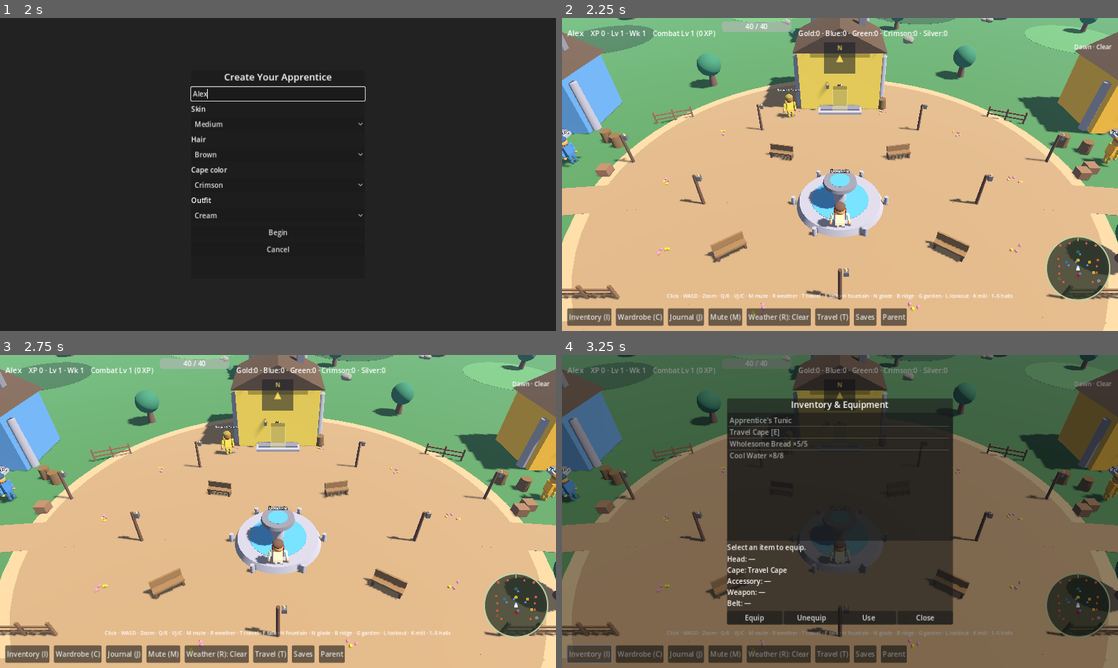
Above: before the commit, frames 1-4 (two rows, left to right).
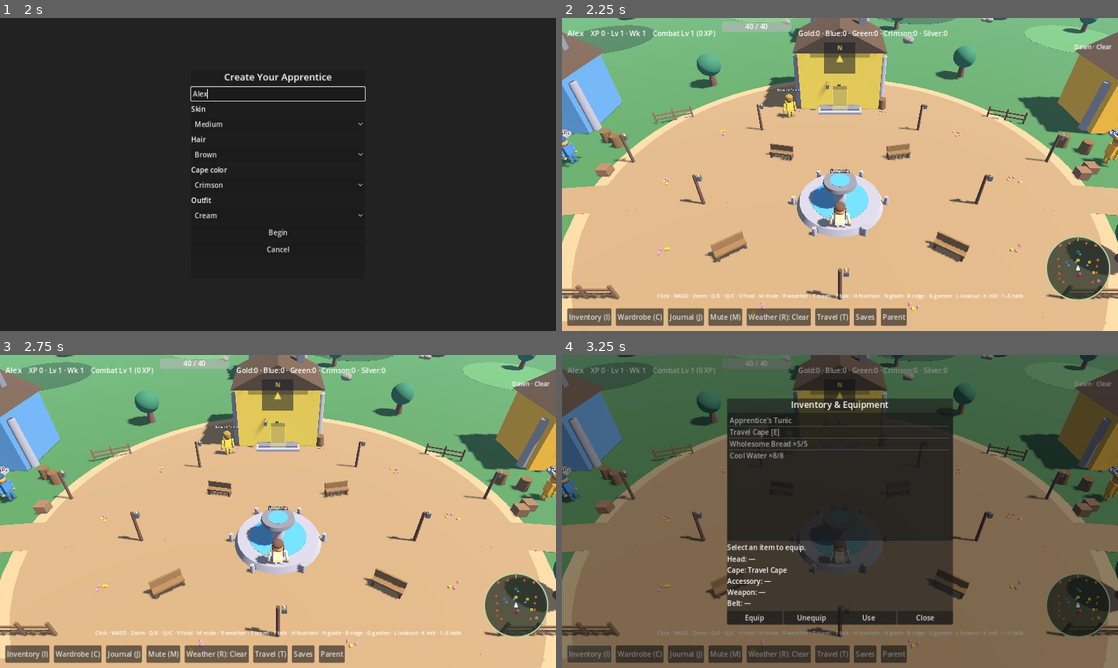
Above: after the commit, the same moments.

Repository: supertexxij/lumenstone-chronicles
Game: Godot game, scene res://scenes/main.tscn
Two runs of this game, one before a commit and one after it. Both use one fixed random seed, a clock stepped at 60 frames per second and the inputs below.
Inputs (mouse positions are in pixels of both pictures, inside the frame that each line leads up to):
- Up to frame 1 (2 s): click "New" at 0.5 s; click (278, 93) at 1.27 s; type "Alex" at 1.35 s
- Up to frame 2 (2.25 s): click "Begin" at 2 s
- Up to frame 3 (2.75 s): no input
- Up to frame 4 (3.25 s): click "Inventory (I)" at 2.75 s

Frame 1 is identical in both runs. In frame 2, 0.5% of the frame differs, in the area x 17-83%, y 88-90%; in frame 3, 0.5%; in frame 4, 0.3%.

Commit message:
Wave 9 overnight: food hotkey, nav avoid, hall props, fountain rest
V/F1 eats best pantry food by heal. Light NavigationAgent avoidance plus
NPC/foe obstacles and soft sidestep. Tighter hall collisions and denser
desks/shelves. Fountain rest clears soft combat and shows green HP regen
ticks. Inventory empty-pantry Use fix; attendant desk clearance. v1.9.0.

Diff:
--- a/project.godot
+++ b/project.godot
@@ -5,7 +5,7 @@
 
 config/name="Lumenstone Chronicles"
 config/description="Christian/creationist Grade 3 homeschool RPG — RuneScape-style open village with guild learning quests."
-config/version="1.8.0"
+config/version="1.9.0"
 run/main_scene="res://scenes/main.tscn"
 config/features=PackedStringArray("4.3", "Forward Plus")
 config/icon="res://icon.svg"
@@ -67,6 +67,12 @@
 "events": [Object(InputEventKey,"resource_local_to_scene":false,"resource_name":"","device":-1,"window_id":0,"alt_press …(192 unchanged characters)…
 ]
 }
+use_food={
+"deadzone": 0.5,
+"events": [Object(InputEventKey,"resource_local_to_scene":false,"resource_name":"","device":-1,"window_id":0,"alt_pressed":false,"shift_pressed":false,"ctrl_pressed":false,"meta_pressed":false,"pressed":false,"keycode":0,"physical_keycode":86,"key_label":0,"unicode":118,"location":0,"echo":false,"script":null)
+, Object(InputEventKey,"resource_local_to_scene":false,"resource_name":"","device":-1,"window_id":0,"alt_pressed":false,"shift_pressed":false,"ctrl_pressed":false,"meta_pressed":false,"pressed":false,"keycode":0,"physical_keycode":4194332,"key_label":0,"unicode":0,"location":0,"echo":false,"script":null)
+]
+}
 inventory={
 "deadzone": 0.5,
 "events": [Object(InputEventKey,"resource_local_to_scene":false,"resource_name":"","device":-1,"window_id":0,"alt_press …(192 unchanged characters)…
--- a/scenes/player/player.tscn
+++ b/scenes/player/player.tscn
@@ -29,4 +29,4 @@
 target_desired_distance = 0.45
 radius = 0.4
 height = 1.6
-avoidance_enabled = false
+avoidance_enabled = true
--- a/scripts/autoload/game_state.gd
+++ b/scripts/autoload/game_state.gd
@@ -8,6 +8,8 @@
 signal ui_open_requested(panel: String)
 signal combat_target_changed(enemy: Node)
 signal soft_defeated
+signal soft_combat_cleared
+signal heal_tick(amount: int)
 
 const LEGACY_SAVE_PATH := "user://lumenstone_save_v1.json"
 const SAVE_SLOT_FMT := "user://lumenstone_save_slot_%d.json"
@@ -55,6 +57,8 @@
 ## Pantry stacks for starter food (refill at fountain). Soft combat balance.
 var consumable_charges: Dictionary = {}
 var consumable_cd: float = 0.0
+var _fountain_regen_left: int = 0
+var _fountain_regen_timer: float = 0.0
 
 var hp: int = 40
 var max_hp: int = 40
@@ -72,6 +76,7 @@
 func _process(delta: float) -> void:
 	if consumable_cd > 0.0:
 		consumable_cd = maxf(0.0, consumable_cd - delta)
+	_tick_fountain_regen(delta)
 
 func _apply_starters() -> void:
 	for id in ItemDB.starter_ids():
@@ -516,12 +521,78 @@
 	save_game()
 	return true
 
+
+func use_best_consumable() -> bool:
+	## Hotkey food: pick unlocked pantry item with charges, off cooldown, highest heal.
+	if hp >= max_hp:
+		toast.emit("Already at full health.")
+		return false
+	if consumable_cd > 0.05:
+		toast.emit("Give it a moment (%.1fs)." % consumable_cd)
+		return false
+	_ensure_pantry_defaults()
+	var best_id := ""
+	var best_heal := -1
+	for id in unlocked_items:
+		var it: Dictionary = ItemDB.get_item(str(id))
+		if str(it.get("slot", "")) != "consumable":
+			continue
+		var heal_amt: int = int(it.get("heal", 0))
+		if heal_amt <= 0:
+			continue
+		if int(consumable_charges.get(id, 0)) <= 0:
+			continue
+		if heal_amt > best_heal:
+			best_heal = heal_amt
+			best_id = str(id)
+	if best_id == "":
+		toast.emit("Pantry empty — rest at the fountain to refill.")
+		return false
+	return use_consumable(best_id)
+
+func clear_soft_combat(announce: bool = false) -> void:
+	## Leave soft combat / yellow pull without a defeat.
+	var had: bool = combat_target != null and is_instance_valid(combat_target)
+	set_combat_target(null)
+	soft_combat_cleared.emit()
+	if announce and had:
+		toast.emit("Combat calm — you are safe by the fountain.")
+
+func rest_at_fountain(announce: bool = true) -> void:
+	## Soft rest: clear combat status, refill pantry, brief HP regen ticks.
+	clear_soft_combat(false)
+	refill_pantry(announce)
+	if hp < max_hp:
+		_fountain_regen_left = 3
+		_fountain_regen_timer = 0.05
+		if announce:
+			toast.emit("Resting by the fountain — strength returns.")
+	elif announce:
+		# refill_pantry already toasted if stocks changed; still confirm calm
+		pass
+
+func _tick_fountain_regen(delta: float) -> void:
+	if _fountain_regen_left <= 0:
+		return
+	_fountain_regen_timer -= delta
+	if _fountain_regen_timer > 0.0:
+		return
+	_fountain_regen_timer = 0.45
+	var gained: int = heal(3)
+	_fountain_regen_left -= 1
+	if gained > 0:
+		heal_tick.emit(gained)
+	if _fountain_regen_left <= 0 and hp >= max_hp:
+		toast.emit("Fully rested.")
+
 func _soft_defeat() -> void:
 	toast.emit("You were restored at the village fountain.")
 	position_xz = Vector2(0, 10)
+	_fountain_regen_left = 0
 	heal_full()
 	refill_pantry(false)
 	set_combat_target(null)
+	soft_combat_cleared.emit()
 	soft_defeated.emit()
 	state_changed.emit()
 	save_game()
--- a/scripts/combat/hitsplat.gd
+++ b/scripts/combat/hitsplat.gd
@@ -1,8 +1,14 @@
 class_name Hitsplat
 extends RefCounted
-## Clear RuneScape-like floating damage numbers (wholesome — no gore).
+## Clear RuneScape-like floating damage / heal numbers (wholesome — no gore).
 
 static func spawn(parent: Node, dmg: int, is_player_hit: bool, y: float = 2.15) -> void:
+	_spawn(parent, dmg, "damage" if not is_player_hit else "hit_foe", y)
+
+static func spawn_heal(parent: Node, amount: int, y: float = 2.15) -> void:
+	_spawn(parent, amount, "heal", y)
+
+static func _spawn(parent: Node, amount: int, kind: String, y: float) -> void:
 	if parent == null or not is_instance_valid(parent):
 		return
 	var root := Node3D.new()
@@ -20,22 +26,40 @@
 	var dmat := StandardMaterial3D.new()
 	dmat.shading_mode = BaseMaterial3D.SHADING_MODE_UNSHADED
 	dmat.transparency = BaseMaterial3D.TRANSPARENCY_ALPHA
-	if dmg <= 0:
+	var label_text := "miss"
+	var font_sz := 40
+	var text_col := Color(0.9, 0.9, 0.95)
+	var outline_col := Color(0.1, 0.1, 0.12)
+	if kind == "heal":
+		dmat.albedo_color = Color(0.35, 0.85, 0.45, 0.88)
+		label_text = "+%d" % maxi(0, amount)
+		font_sz = 52
+		text_col = Color(0.05, 0.2, 0.08)
+		outline_col = Color(0.85, 1.0, 0.9)
+	elif amount <= 0:
 		dmat.albedo_color = Color(0.55, 0.55, 0.6, 0.75)
-	elif is_player_hit:
+	elif kind == "hit_foe":
 		dmat.albedo_color = Color(0.95, 0.82, 0.15, 0.85)  # yellow splat on foe
+		label_text = str(amount)
+		font_sz = 56
+		text_col = Color(0.1, 0.08, 0.05)
+		outline_col = Color(1, 1, 1)
 	else:
 		dmat.albedo_color = Color(0.9, 0.25, 0.22, 0.85)  # red splat on player
+		label_text = str(amount)
+		font_sz = 56
+		text_col = Color(0.1, 0.08, 0.05)
+		outline_col = Color(1, 1, 1)
 	disc.material_override = dmat
 	root.add_child(disc)
 
 	var splat := Label3D.new()
-	splat.text = str(dmg) if dmg > 0 else "miss"
-	splat.font_size = 56 if dmg > 0 else 40
-	splat.modulate = Color(0.1, 0.08, 0.05) if dmg > 0 else Color(0.9, 0.9, 0.95)
+	splat.text = label_text
+	splat.font_size = font_sz
+	splat.modulate = text_col
 	splat.billboard = BaseMaterial3D.BILLBOARD_ENABLED
 	splat.outline_size = 10
-	splat.outline_modulate = Color(1, 1, 1) if dmg > 0 else Color(0.1, 0.1, 0.12)
+	splat.outline_modulate = outline_col
 	splat.position = Vector3(0, 0.02, 0.02)
 	root.add_child(splat)
 
--- a/scripts/player/player.gd
+++ b/scripts/player/player.gd
@@ -1,4 +1,5 @@
 extends CharacterBody3D
+const HitsplatUtil = preload("res://scripts/combat/hitsplat.gd")
 ## Click-to-move + WASD player with elevated camera follow
 ## Humanoid mesh: head/torso/arms/legs + equip visuals + walk / attack poses
 
@@ -38,6 +39,8 @@
 	GameState.state_changed.connect(_on_state_changed)
 	GameState.soft_defeated.connect(soft_respawn)
 	GameState.combat_target_changed.connect(_on_combat_target)
+	if GameState.has_signal("heal_tick") and not GameState.heal_tick.is_connected(_on_heal_tick):
+		GameState.heal_tick.connect(_on_heal_tick)
 	_ensure_nav_agent()
 	_apply_appearance()
 	_apply_camera_zoom()
@@ -52,10 +55,18 @@
 		add_child(_nav_agent)
 	_nav_agent.path_desired_distance = 0.55
 	_nav_agent.target_desired_distance = 0.45
-	_nav_agent.avoidance_enabled = false
-	_nav_agent.radius = 0.4
+	# Light RVO avoidance vs other agents / NavigationObstacle3D (NPCs, foes)
+	_nav_agent.avoidance_enabled = true
+	_nav_agent.radius = 0.42
 	_nav_agent.height = 1.6
 	_nav_agent.max_speed = SPEED
+	_nav_agent.neighbor_distance = 2.8
+	_nav_agent.max_neighbors = 6
+	_nav_agent.time_horizon_agents = 0.7
+	_nav_agent.time_horizon_obstacles = 0.35
+	_nav_agent.avoidance_priority = 1.0
+	if not _nav_agent.velocity_computed.is_connected(_on_nav_velocity_computed):
+		_nav_agent.velocity_computed.connect(_on_nav_velocity_computed)
 
 func set_navigation_ready(ok: bool) -> void:
 	_nav_ready = ok
@@ -72,6 +83,17 @@
 	target_pos = global_position
 	has_click_target = false
 	velocity = Vector3.ZERO
+	if _nav_agent:
+		_nav_agent.set_velocity(Vector3.ZERO)
+
+func _on_heal_tick(amount: int) -> void:
+	if amount > 0:
+		HitsplatUtil.spawn_heal(self, amount, 2.05)
+
+func _on_nav_velocity_computed(safe_velocity: Vector3) -> void:
+	## Apply lightly avoided velocity from NavigationServer RVO.
+	velocity.x = safe_velocity.x
+	velocity.z = safe_velocity.z
 
 func _apply_appearance() -> void:
 	if parts.is_empty():
@@ -305,6 +327,7 @@
 		var forward: Vector3 = Vector3(-sin(cam_yaw), 0, -cos(cam_yaw))
 		var right: Vector3 = Vector3(cos(cam_yaw), 0, -sin(cam_yaw))
 		var wish: Vector3 = (right * input_dir.x + forward * input_dir.y).normalized()
+		wish = _soft_avoid_entities(wish)
 		velocity.x = move_toward(velocity.x, wish.x * SPEED, ACCEL * delta)
 		velocity.z = move_toward(velocity.z, wish.z * SPEED, ACCEL * delta)
 		mesh_root.rotation.y = atan2(wish.x, wish.z)
@@ -340,6 +363,7 @@
 			if (not using_nav) and _stuck_timer > 0.25:
 				var side := Vector3(-wish.z, 0, wish.x) * float(_assist_side)
 				wish = (wish + side * 0.85).normalized()
+			wish = _soft_avoid_entities(wish)
 			velocity.x = move_toward(velocity.x, wish.x * SPEED, ACCEL * delta)
 			velocity.z = move_toward(velocity.z, wish.z * SPEED, ACCEL * delta)
 			mesh_root.rotation.y = atan2(wish.x, wish.z)
@@ -350,6 +374,10 @@
 		_stuck_timer = 0.0
 
 	velocity.y = 0
+	# Feed desired velocity into avoidance (light sidestep around NPCs / obstacles)
+	if _nav_agent and _nav_agent.avoidance_enabled:
+		_nav_agent.set_velocity(Vector3(velocity.x, 0.0, velocity.z))
+		# velocity_computed may fire sync; keep current if not
 	var pre_pos := global_position
 	move_and_slide()
 	# Slide-along + stuck detection for click-to-move against barrels/trees/fences
@@ -396,6 +424,36 @@
 			# Face the foe while in range
 			var to_e: Vector3 = GameState.combat_target.global_position - global_position
 			mesh_root.rotation.y = atan2(to_e.x, to_e.z)
+
+
+func _soft_avoid_entities(wish: Vector3) -> Vector3:
+	## Light sidestep around mentors / foes so click-move feels RuneScape-aware.
+	if wish.length() < 0.01:
+		return wish
+	var push := Vector3.ZERO
+	for n in get_tree().get_nodes_in_group("npcs"):
+		if not is_instance_valid(n):
+			continue
+		var d: float = global_position.distance_to(n.global_position)
+		if d < 1.4 and d > 0.05:
+			var away: Vector3 = global_position - n.global_position
+			away.y = 0.0
+			if away.length() > 0.01:
+				push += away.normalized() * ((1.4 - d) / 1.4)
+	for e in get_tree().get_nodes_in_group("enemies"):
+		if not is_instance_valid(e):
+			continue
+		if e.has_method("is_alive") and not e.is_alive():
+			continue
+		var d2: float = global_position.distance_to(e.global_position)
+		if d2 < 1.25 and d2 > 0.05:
+			var away2: Vector3 = global_position - e.global_position
+			away2.y = 0.0
+			if away2.length() > 0.01:
+				push += away2.normalized() * ((1.25 - d2) / 1.25) * 0.55
+	if push.length() > 0.01:
+		wish = (wish + push * 0.9).normalized()
+	return wish
 
 func _animate_walk(moving: bool, delta: float) -> void:
 	var bob: Node3D = parts.get("bob")
--- a/scripts/ui/hud.gd
+++ b/scripts/ui/hud.gd
@@ -49,7 +49,7 @@
 		$BottomBar.add_child(saves_btn)
 		$BottomBar.move_child(saves_btn, parent_btn.get_index())
 	saves_btn.pressed.connect(func(): AudioBus.play_ui(); saves_pressed.emit())
-	hint_lbl.text = "Click · WASD · Zoom · Q/E · I/J/C · M mute · R weather · T travel · F talk · H fountain · N glade · B ridge · G garden · L lookout · K mill · 1–5 halls"
+	hint_lbl.text = "Click · WASD · Zoom · Q/E · I/J/C · V food · M mute · R weather · T travel · F talk · H fountain · N glade · B ridge · G garden · L lookout · K mill · 1–5 halls"
 	_refresh_mute_label()
 	if not AudioBus.mute_changed.is_connected(_on_mute):
 		AudioBus.mute_changed.connect(_on_mute)
--- a/scripts/ui/inventory_panel.gd
+++ b/scripts/ui/inventory_panel.gd
@@ -100,7 +100,8 @@
 	_refresh_detail_only()
 	if use_btn:
 		var is_food: bool = str(ItemDB.get_item(selected_id).get("slot", "")) == "consumable"
-		use_btn.disabled = (not is_food) or GameState.consumable_cd > 0.05
+		var empty: bool = is_food and GameState.has_method("pantry_count") and int(GameState.pantry_count(selected_id)) <= 0
+		use_btn.disabled = (not is_food) or GameState.consumable_cd > 0.05 or empty
 
 func _on_equip() -> void:
 	if selected_id != "":
--- a/scripts/ui/main.gd
+++ b/scripts/ui/main.gd
@@ -115,6 +115,9 @@
 		_cycle_weather()
 	if event.is_action_pressed("interact"):
 		_try_nearby_npc()
+	if event.is_action_pressed("use_food"):
+		if GameState.has_method("use_best_consumable"):
+			GameState.use_best_consumable()
 	if event is InputEventKey and event.pressed and not event.echo:
 		var code: int = event.keycode if event.keycode != 0 else event.physical_keycode
 		match code:
@@ -204,9 +207,14 @@
 	if "has_click_target" in world_scene.player:
 		world_scene.player.has_click_target = false
 	GameState.position_xz = Vector2(pos.x, pos.z)
-	if "Fountain" in label and GameState.has_method("refill_pantry"):
-		GameState.refill_pantry(true)
-	GameState.toast.emit("Traveled to %s." % label)
+	if "Fountain" in label:
+		if GameState.has_method("rest_at_fountain"):
+			GameState.rest_at_fountain(true)
+		elif GameState.has_method("refill_pantry"):
+			GameState.refill_pantry(true)
+		GameState.toast.emit("Traveled to %s — resting." % label)
+	else:
+		GameState.toast.emit("Traveled to %s." % label)
 	AudioBus.play_ui()
 
 func _open_journal() -> void:
--- a/scripts/world/enemy.gd
+++ b/scripts/world/enemy.gd
@@ -57,9 +57,28 @@
 			hp_bar.position.y = 1.5
 	_update_hp_bar()
 	_ensure_telegraph()
+	_ensure_nav_obstacle()
+	if GameState.has_signal("soft_combat_cleared") and not GameState.soft_combat_cleared.is_connected(clear_soft_aggro):
+		GameState.soft_combat_cleared.connect(clear_soft_aggro)
 
 func is_alive() -> bool:
 	return alive
+
+func clear_soft_aggro() -> void:
+	## Called when player rests at the fountain — drop yellow pull / pulse.
+	_aggro_pulse = 0.0
+	_was_warning = false
+	_set_warning(false)
+
+func _ensure_nav_obstacle() -> void:
+	if get_node_or_null("NavObstacle") != null:
+		return
+	var obs := NavigationObstacle3D.new()
+	obs.name = "NavObstacle"
+	obs.radius = 0.5
+	obs.height = 1.5
+	obs.avoidance_enabled = true
+	add_child(obs)
 
 func _physics_process(delta: float) -> void:
 	if _dissolve_t >= 0.0:
--- a/scripts/world/npc.gd
+++ b/scripts/world/npc.gd
@@ -22,6 +22,7 @@
 	add_to_group("npcs")
 	label.text = npc_name
 	parts = HumanoidBuilder.build(mesh_root)
+	_ensure_nav_obstacle()
 	var skin_keys := ["fair", "light", "medium", "tan", "deep"]
 	var skin_hex: String = str(GameState.SKIN_HEX[skin_keys[abs(npc_id.hash()) % skin_keys.size()]])
 	HumanoidBuilder.apply_npc_colors(parts, accent, Color(skin_hex))
@@ -83,3 +84,14 @@
 	talk_requested.emit(self)
 	GameState.ui_open_requested.emit("npc:" + npc_id)
 	AudioBus.play_ui()
+
+func _ensure_nav_obstacle() -> void:
+	## Light avoidance bubble so NavigationAgent steers around mentors.
+	if get_node_or_null("NavObstacle") != null:
+		return
+	var obs := NavigationObstacle3D.new()
+	obs.name = "NavObstacle"
+	obs.radius = 0.55
+	obs.height = 1.8
+	obs.avoidance_enabled = true
+	add_child(obs)
--- a/scripts/world/world.gd
+++ b/scripts/world/world.gd
@@ -395,7 +395,9 @@
 	rcol.shape = rbox
 	refill.add_child(rcol)
 	refill.body_entered.connect(func(body: Node):
-		if body.is_in_group("player") and GameState.has_method("refill_pantry"):
+		if body.is_in_group("player") and GameState.has_method("rest_at_fountain"):
+			GameState.rest_at_fountain(true)
+		elif body.is_in_group("player") and GameState.has_method("refill_pantry"):
 			GameState.refill_pantry(true)
 	)
 	root.add_child(refill)
@@ -654,26 +656,30 @@
 	_mi(_box(Vector3(12.2, 0.25, 12.2)), Vector3(0, 3.7, 0), room, _mats["roof"], "Ceiling")
 	# Rug
 	_mi(_box(Vector3(4.5, 0.04, 3.2)), Vector3(0, 0.22, 0.5), room, rug, "Rug")
-	# Quest desk (center-north) — interactable
+	# Quest desk (center-north) — interactable; collision snug to desk mesh
 	_add_quest_desk(room, Vector3(0, 0, -3.2), col, str(b.get("guild", "")), str(b.get("label", "Hall")))
-	_add_wall_col(room, Vector3(2.9, 1.0, 1.3), Vector3(0, 0.55, -3.2))  # desk blocker for indoor nav
-	# Side study tables + chairs
+	_add_wall_col(room, Vector3(2.75, 0.95, 1.15), Vector3(0, 0.5, -3.2))
+	# Side study tables + chairs (with collisions)
 	_add_study_table(room, Vector3(-3.4, 0, -1.0), 0.2)
 	_add_study_table(room, Vector3(3.4, 0, -1.0), -0.2)
 	_add_chair(room, Vector3(-3.4, 0, 0.3), PI)
 	_add_chair(room, Vector3(3.4, 0, 0.3), PI)
-	# Bookshelves / scroll racks
+	# Bookshelves / scroll racks — slightly tighter shelf shells
 	_add_bookshelf(room, Vector3(-5.2, 0, -3.5), col)
 	_add_bookshelf(room, Vector3(5.2, 0, -3.5), col)
 	_add_bookshelf(room, Vector3(-5.2, 0, 2.0), col)
-	_add_bookshelf(room, Vector3(5.2, 0, 2.0), col)  # denser east wall
-	_add_wall_col(room, Vector3(1.2, 2.0, 0.45), Vector3(-5.2, 1.0, -3.5))
-	_add_wall_col(room, Vector3(1.2, 2.0, 0.45), Vector3(5.2, 1.0, -3.5))
-	_add_wall_col(room, Vector3(1.2, 2.0, 0.45), Vector3(-5.2, 1.0, 2.0))
-	_add_wall_col(room, Vector3(1.2, 2.0, 0.45), Vector3(5.2, 1.0, 2.0))
-	# Extra study nook + desk-side chair
+	_add_bookshelf(room, Vector3(5.2, 0, 2.0), col)
+	_add_bookshelf(room, Vector3(-5.2, 0, -0.7), col)  # denser west wall
+	_add_wall_col(room, Vector3(1.15, 2.0, 0.4), Vector3(-5.2, 1.0, -3.5))
+	_add_wall_col(room, Vector3(1.15, 2.0, 0.4), Vector3(5.2, 1.0, -3.5))
+	_add_wall_col(room, Vector3(1.15, 2.0, 0.4), Vector3(-5.2, 1.0, 2.0))
+	_add_wall_col(room, Vector3(1.15, 2.0, 0.4), Vector3(5.2, 1.0, 2.0))
+	_add_wall_col(room, Vector3(1.15, 2.0, 0.4), Vector3(-5.2, 1.0, -0.7))
+	# Extra study nook + second desk pair (Wave 9 density, still light)
 	_add_study_table(room, Vector3(0.0, 0, 2.4), 0.0)
 	_add_chair(room, Vector3(0.0, 0, 3.4), 0.0)
+	_add_study_table(room, Vector3(-3.5, 0, 1.6), -0.15)
+	_add_chair(room, Vector3(-3.5, 0, 2.5), PI)
 	_add_chair(room, Vector3(-0.9, 0, -2.2), 0.4)  # seat at quest desk
 	# Wall plaque near desk
 	_mi(_box(Vector3(1.1, 0.7, 0.06)), Vector3(-2.2, 1.8, -5.7), room, _mat(col.darkened(0.25)), "Plaque")
@@ -683,15 +689,19 @@
 	plaque.position = Vector3(-2.2, 2.35, -5.5)
 	plaque.billboard = BaseMaterial3D.BILLBOARD_ENABLED
 	room.add_child(plaque)
-	# Benches along walls
+	# Benches along walls (with snug collision)
 	_mi(_box(Vector3(2.2, 0.45, 0.5)), Vector3(-2.5, 0.55, 4.2), room, _mats["bench"], "BenchL")
 	_mi(_box(Vector3(2.2, 0.45, 0.5)), Vector3(2.5, 0.55, 4.2), room, _mats["bench"], "BenchR")
+	_add_wall_col(room, Vector3(2.1, 0.5, 0.45), Vector3(-2.5, 0.5, 4.2))
+	_add_wall_col(room, Vector3(2.1, 0.5, 0.45), Vector3(2.5, 0.5, 4.2))
 	# Barrel + crate + notice board
 	var bar := Node3D.new()
 	bar.position = Vector3(-4.5, 0, 3.5)
 	room.add_child(bar)
 	_mi(_cyl(0.32, 0.35, 0.8), Vector3(0, 0.4, 0), bar, _mats["barrel"], "Barrel")
+	_add_wall_col(room, Vector3(0.65, 0.85, 0.65), Vector3(-4.5, 0.45, 3.5))
 	_mi(_box(Vector3(0.65, 0.5, 0.65)), Vector3(4.4, 0.28, 3.4), room, _mats["wood_light"], "Crate")
+	_add_wall_col(room, Vector3(0.6, 0.55, 0.6), Vector3(4.4, 0.3, 3.4))
 	_mi(_box(Vector3(1.6, 1.1, 0.08)), Vector3(0, 1.6, 5.5), room, _mat(col.darkened(0.35)), "NoticeBoard")
 	var notice := Label3D.new()
 	notice.text = "Notices"
@@ -823,6 +833,17 @@
 	_mi(_cyl(0.06, 0.06, 0.7), Vector3(0.6, 0.35, -0.3), root, _mats["wood_light"], "Leg2")
 	_mi(_cyl(0.06, 0.06, 0.7), Vector3(-0.6, 0.35, 0.3), root, _mats["wood_light"], "Leg3")
 	_mi(_cyl(0.06, 0.06, 0.7), Vector3(0.6, 0.35, 0.3), root, _mats["wood_light"], "Leg4")
+	# Snug collision for indoor nav + walk (Wave 9)
+	var body := StaticBody3D.new()
+	body.collision_layer = 1
+	body.collision_mask = 0
+	var col := CollisionShape3D.new()
+	var shape := BoxShape3D.new()
+	shape.size = Vector3(1.55, 0.75, 0.85)
+	col.shape = shape
+	col.position = Vector3(0, 0.4, 0)
+	body.add_child(col)
+	root.add_child(body)
 
 func _add_chair(room: Node3D, pos: Vector3, yaw: float) -> void:
 	var root := Node3D.new()
@@ -833,6 +854,16 @@
 	_mi(_box(Vector3(0.55, 0.55, 0.08)), Vector3(0, 0.75, -0.22), root, _mats["bench"], "Back")
 	_mi(_box(Vector3(0.08, 0.45, 0.08)), Vector3(-0.2, 0.22, 0.15), root, _mats["wood"], "Leg")
 	_mi(_box(Vector3(0.08, 0.45, 0.08)), Vector3(0.2, 0.22, 0.15), root, _mats["wood"], "Leg2")
+	var body := StaticBody3D.new()
+	body.collision_layer = 1
+	body.collision_mask = 0
+	var col := CollisionShape3D.new()
+	var shape := BoxShape3D.new()
+	shape.size = Vector3(0.5, 0.85, 0.45)
+	col.shape = shape
+	col.position = Vector3(0, 0.45, -0.05)
+	body.add_child(col)
+	root.add_child(body)
 
 func _add_bookshelf(room: Node3D, pos: Vector3, guild_col: Color) -> void:
 	var root := Node3D.new()
@@ -861,7 +892,7 @@
 	npc.guild = guild
 	npc.quest_ids = PackedStringArray(outdoor.get("quest_ids", []))
 	npc.accent = _hex_color(str(outdoor.get("color", b.get("color", "#888"))))
-	npc.position = Vector3(2.2, 0, -3.8)
+	npc.position = Vector3(3.1, 0, -4.2)  # clear of quest-desk approach (v1.8/v1.9)
 	npc.talk_requested.connect(func(p): npc_talk.emit(p))
 	room.add_child(npc)
 
@@ -1104,6 +1135,7 @@
 			# Map table + timeline posts
 			_mi(_box(Vector3(1.8, 0.7, 1.1)), Vector3(-3.8, 0.45, 1.5), room, _mats["wood"], "MapTable")
 			_mi(_box(Vector3(1.5, 0.04, 0.9)), Vector3(-3.8, 0.85, 1.5), room, _mat(Color("#c2b280")), "Map")
+			_add_wall_col(room, Vector3(1.7, 0.75, 1.0), Vector3(-3.8, 0.4, 1.5))
 			for i in 4:
 				_mi(_cyl(0.06, 0.06, 1.1), Vector3(3.6 + float(i) * 0.35, 0.7, 1.8), room, _mats["wood"], "Post")
 				_mi(_box(Vector3(0.2, 0.15, 0.05)), Vector3(3.6 + float(i) * 0.35, 1.2, 1.8), room, _mat(col.lightened(0.1 * i)), "Flag")
@@ -1111,6 +1143,7 @@
 			# Simple lectern + quiet candles
 			_mi(_box(Vector3(0.7, 1.1, 0.5)), Vector3(-3.8, 0.7, 1.4), room, _mats["wood"], "Lectern")
 			_mi(_box(Vector3(0.55, 0.08, 0.45)), Vector3(-3.8, 1.3, 1.55), room, _mats["wood_light"], "LecternTop")
+			_add_wall_col(room, Vector3(0.65, 1.15, 0.5), Vector3(-3.8, 0.65, 1.4))
 			_mi(_box(Vector3(0.35, 0.1, 0.28)), Vector3(-3.8, 1.4, 1.55), room, _mat(Color("#f4e4bc")), "OpenWord")
 			for i in 3:
 				var cx := 3.5 + float(i) * 0.4
--- a/tools/smoke_check.gd
+++ b/tools/smoke_check.gd
@@ -39,5 +39,10 @@
 	print("MILL_API", "_build_mill_bridge" in FileAccess.get_file_as_string("res://scripts/world/world.gd"))
 	print("NAV_API", "_setup_outdoor_navigation" in FileAccess.get_file_as_string("res://scripts/world/world.gd"))
 	print("PANTRY_API", "func refill_pantry" in FileAccess.get_file_as_string("res://scripts/autoload/game_state.gd"))
+	var gs2 = FileAccess.get_file_as_string("res://scripts/autoload/game_state.gd")
+	print("BEST_FOOD_API", "func use_best_consumable" in gs2)
+	print("FOUNTAIN_REST_API", "func rest_at_fountain" in gs2)
+	print("AVOID_API", "_soft_avoid_entities" in FileAccess.get_file_as_string("res://scripts/player/player.gd"))
+	print("HEAL_SPLAT", "spawn_heal" in FileAccess.get_file_as_string("res://scripts/combat/hitsplat.gd"))
 	print("CHECK_OK")
 	quit(0)
--- a/tools/world_smoke.gd
+++ b/tools/world_smoke.gd
@@ -69,5 +69,8 @@
 		print("INDOOR_RAIN_MODE", world.get_weather_label(), "INSIDE", world._inside_hall)
 		world._inside_hall = ""
 		world._apply_weather_visuals(false)
+	var gs_src = FileAccess.get_file_as_string("res://scripts/autoload/game_state.gd")
+	print("BEST_FOOD", "func use_best_consumable" in gs_src)
+	print("FOUNTAIN_REST", "func rest_at_fountain" in gs_src)
 	print("WORLD_SMOKE_OK")
 	quit(0)
